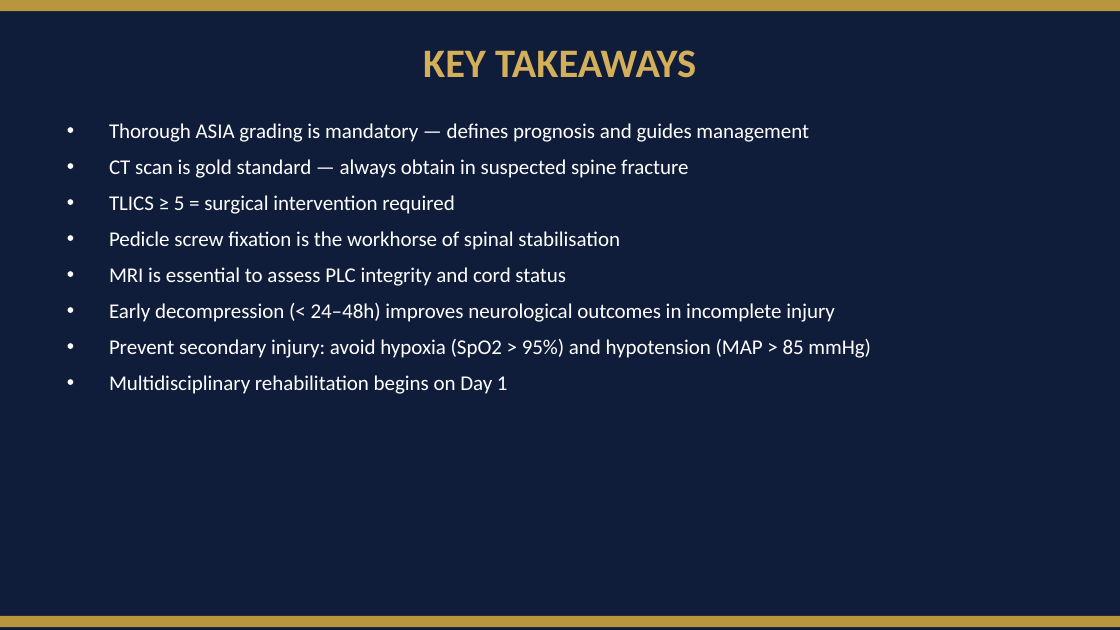
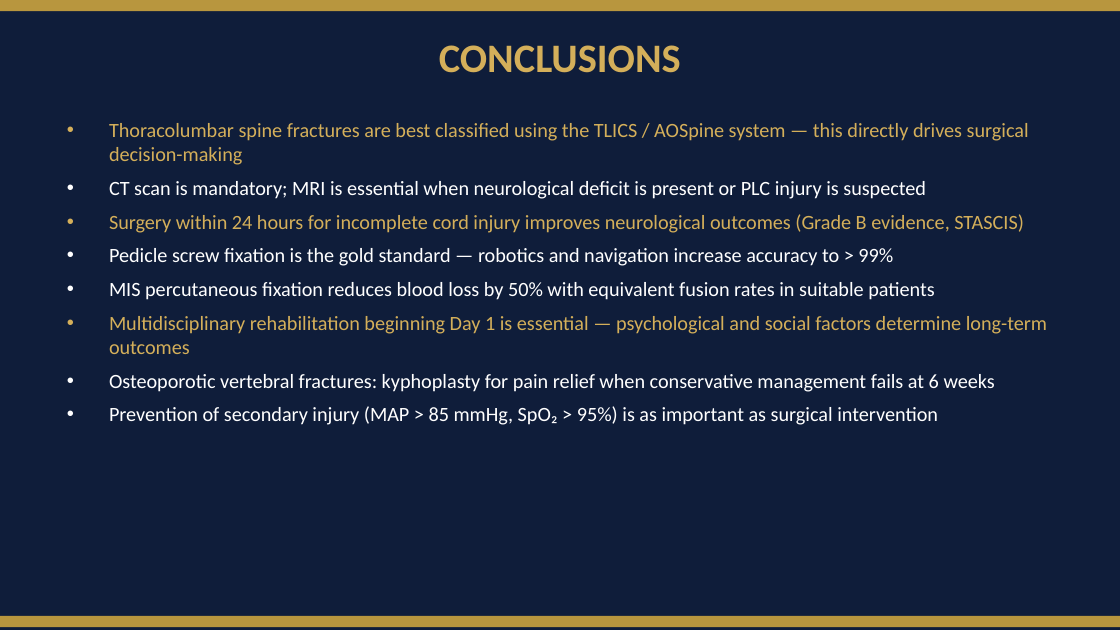
Before and after one commit to InfraXCoders/ortho-chronicles, a slide deck: slide 30 of slides/spine-fractures.pptx (slide 18 before the commit). Drawn at 1120x630 pixels with LibreOffice and Linux fonts; fonts in the diff are those of the drawing. Boxes give left, top, right and bottom in pixels: in the first picture for what was removed or moved away, otherwise in the second. Text is boxed around its words. In the diff, an @@ line names an element or a change of style, - is before the commit and + after.

```diff
--- a/slides/spine-fractures.pptx
+++ b/slides/spine-fractures.pptx
@@ text at [439,45,681,73]: text changed @@
-KEY TAKEAWAYS
+CONCLUSIONS
@@ text at [109,123,1047,425]: text changed; size 13.5 to 13 pt @@
-• Thorough ASIA grading is mandatory — defines prognosis and guides management
-• CT scan is gold standard — always obtain in suspected spine fracture
-• TLICS ≥ 5 = surgical intervention required
-• Pedicle screw fixation is the workhorse of spinal stabilisation
-• MRI is essential to assess PLC integrity and cord status
-• Early decompression (< 24–48h) improves neurological outcomes in incomplete injury
-• Prevent secondary injury: avoid hypoxia (SpO2 > 95%) and hypotension (MAP > 85 mmHg)
-• Multidisciplinary rehabilitation begins on Day 1
+• Thoracolumbar spine fractures are best classified using the TLICS / AOSpine system — this directly drives surgical decision-making
+• CT scan is mandatory; MRI is essential when neurological deficit is present or PLC injury is suspected
+• Surgery within 24 hours for incomplete cord injury improves neurological outcomes (Grade B evidence, STASCIS)
+• Pedicle screw fixation is the gold standard — robotics and navigation increase accuracy to > 99%
+• MIS percutaneous fixation reduces blood loss by 50% with equivalent fusion rates in suitable patients
+• Multidisciplinary rehabilitation beginning Day 1 is essential — psychological and social factors determine long-term outcomes
+• Osteoporotic vertebral fractures: kyphoplasty for pain relief when conservative management fails at 6 weeks
+• Prevention of secondary injury (MAP > 85 mmHg, SpO₂ > 95%) is as important as surgical intervention
```
Also in this commit, not shown: 6 other slides changed, 23 slides added, 11 slides removed, 10 other files.
